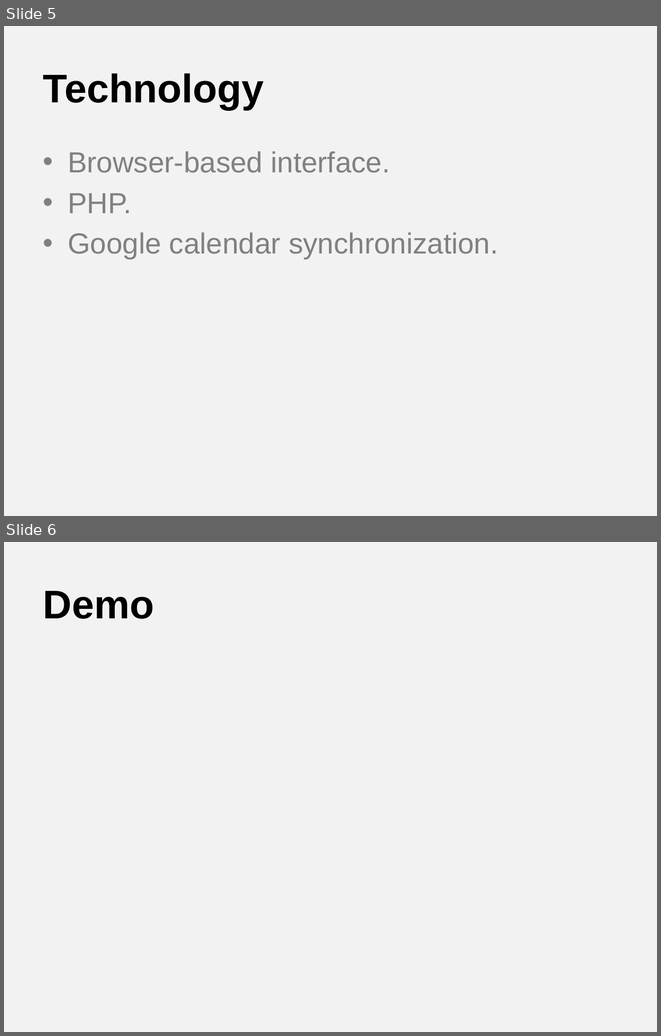
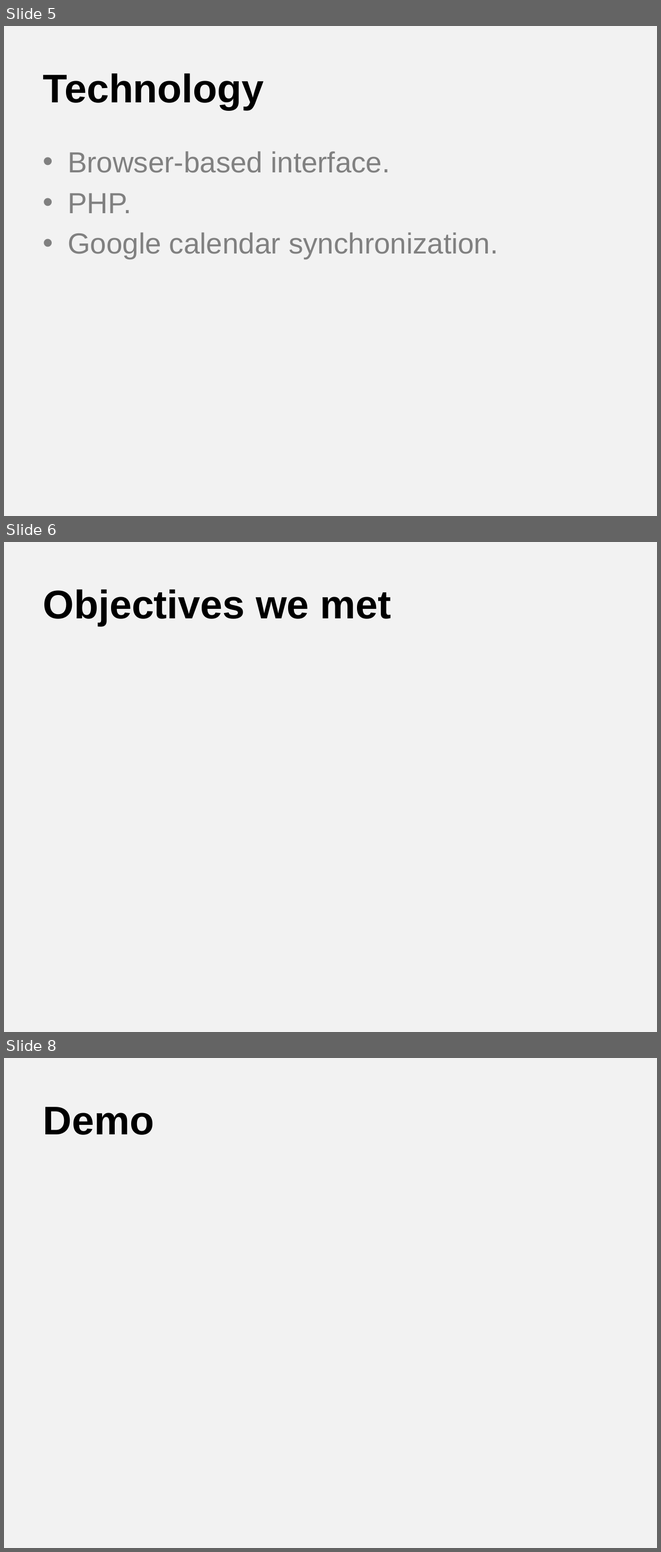
Before and after one commit to ProjPossibility/CSUN-ST-Planner2, a slide deck: presentation/teacher-student_planner.pptx. Shown one above the other, each under a label of ours: slides 5 and 6 before the commit, slides 5, 6 and 8 after it; the slides between them are not shown. The pictures are 661x1036 and 661x1552 pixels, drawn with LibreOffice and Linux fonts; fonts in the diff are those of the drawing. Boxes give left, top, right and bottom in pixels: in the first picture for what was removed or moved away, otherwise in the second. Text is boxed around its words. In the diff, an @@ line names an element or a change of style, - is before the commit and + after.

Commit message:
Presentation - added placeholder slides for objectives.

```diff
--- a/presentation/teacher-student_planner.pptx
+++ b/presentation/teacher-student_planner.pptx
@@ slide 6 added at (x1=4, y1=542, x2=657, y2=1032), background #F2F2F2 @@
@@ title added at (x1=43, y1=589, x2=391, y2=626), 44 pt, text #000000, bold @@
+Objectives we met
@@ what was slide 6 is now slide 8 @@
```
Also in this commit, not shown: 1 other slide added.
